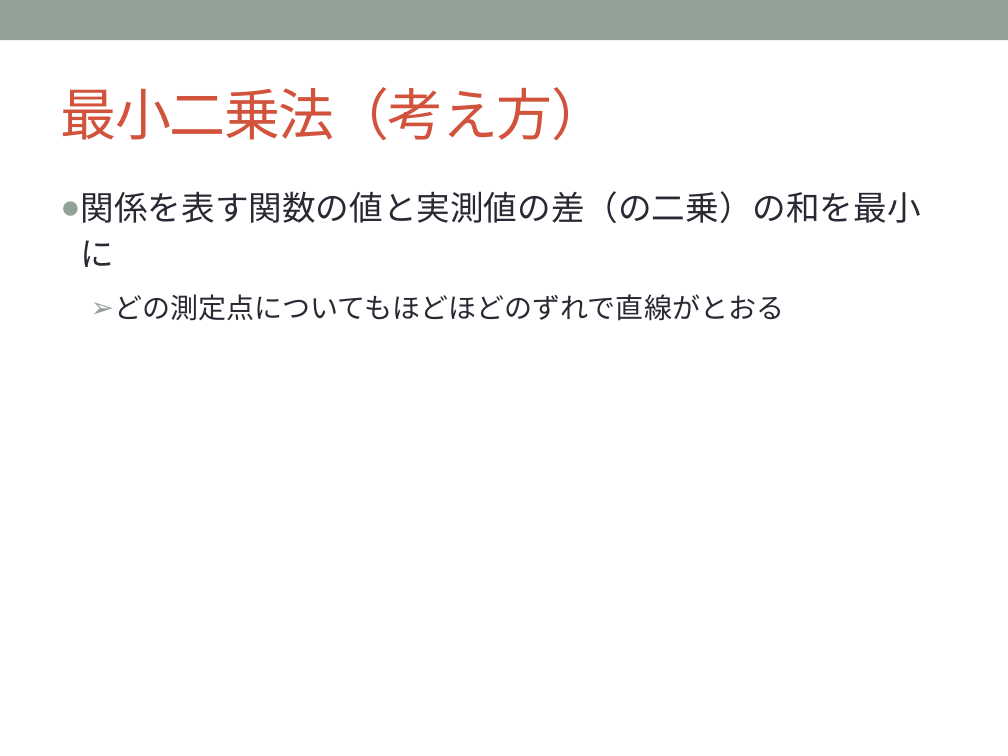
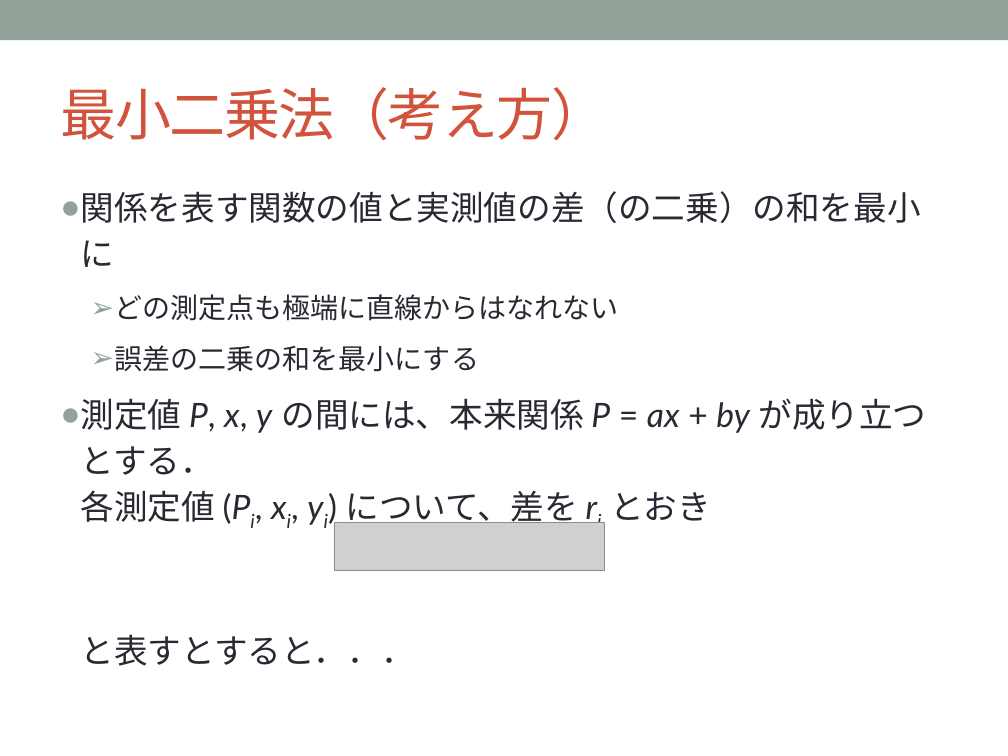
Before and after one commit to una1veritas/Students-Experiments, a slide deck: slide 10 of 測定とデータの扱い方_2+.pptx. Drawn at 1008x756 pixels with LibreOffice and Linux fonts; fonts in the diff are those of the drawing; grey boxes stand for pictures. Boxes give left, top, right and bottom in pixels: in the first picture for what was removed or moved away, otherwise in the second. Text is boxed around its words. In the diff, an @@ line names an element or a change of style, - is before the commit and + after.

```diff
--- a/測定とデータの扱い方_2+.pptx
+++ b/測定とデータの扱い方_2+.pptx
@@ text at box(81, 294, 927, 666): text changed; size 20 to 24 pt; font Arial to Lato @@
-  ➢ どの測定点についてもほどほどのずれで直線がとおる
+  ➢ どの測定点も極端に直線からはなれない
+  ➢ 誤差の二乗の和を最小にする
+● 測定値 P, x, y の間には、本来関係 P = ax + by が成り立つとする．
+  各測定値 (Pi, xi, yi) について、差を ri とおき
+  と表すとすると．．．
@@ picture added at box(335, 522, 605, 571) @@
```
Also in this commit, not shown: 2 other slides changed, 1 slide added, 4 other files.
